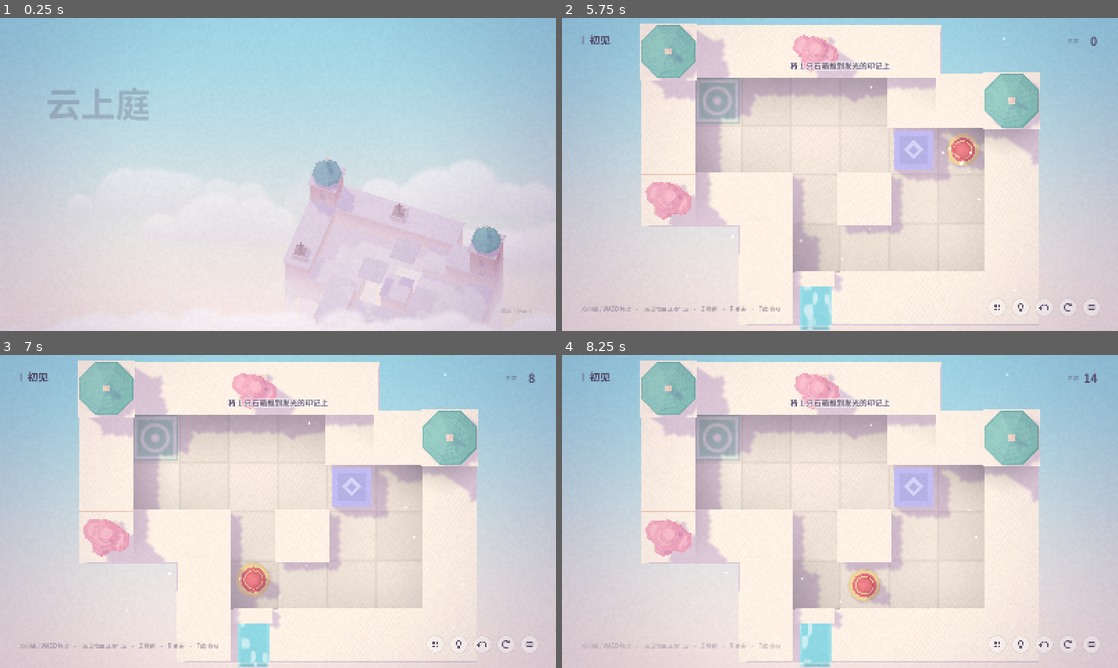
Above: before the commit, frames 1-4 (two rows, left to right).
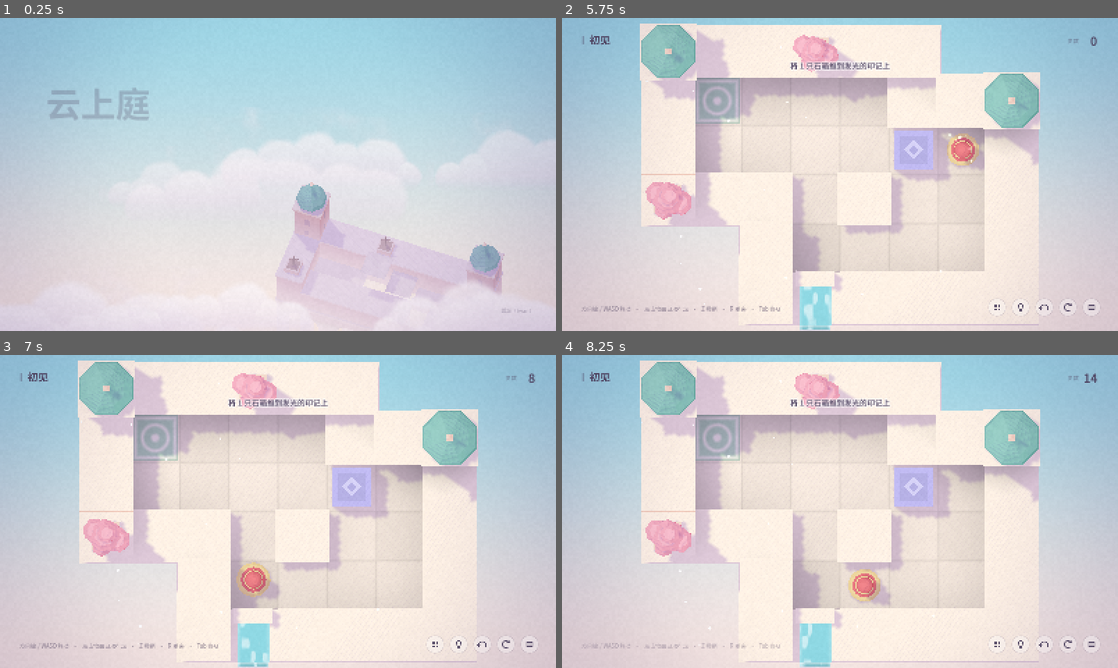
Above: after the commit, the same moments.

Repository: Iwan000/cloud-courtyard
Game: Godot game, scene res://scenes/main.tscn
Two runs of this game, one before a commit and one after it. Both use one fixed random seed, a clock stepped at 60 frames per second and the inputs below.
Inputs (mouse positions are in pixels of both pictures, inside the frame that each line leads up to):
- Up to frame 1 (0.25 s): no input
- Up to frame 2 (5.75 s): click "开始旅程" at 0.5 s; tap Enter (ui_accept) at 1.25, 1.52, 2.27, 3.77, 4.52, 5.27 s; move the mouse to (962, 158) at 1.27 s; hold D (move_right) 1.28-2.03 s; hold Z (undo) 1.28-2.03 s; click (962, 158) at 1.42 s; tap 1 at 1.55, 2.1, 3.8 s; move the mouse to (728, 190) at 2.02 s; hold S (move_down) 2.03-2.78 s; click (728, 190) at 2.17 s; tap 6 at 2.3, 2.85, 4.55 s; move the mouse to (895, 105) at 2.77 s; hold D (move_right) 2.78-3.53 s; hold Z (undo) 2.78-3.53 s; click (895, 105) at 2.92 s; move the mouse to (812, 237) at 3.52 s; hold W (move_up) 3.53-4.28 s; tap H (hint) at 3.6 s; click (812, 237) at 3.67 s; move the mouse to (1006, 221) at 4.27 s; hold Y (redo) 4.28-5.03 s; hold A (move_left) from 4.28 s (still down); click (1006, 221) at 4.42 s; tap Escape (pause) at 4.9 s; move the mouse to (673, 127) at 5.02 s; tap Tab (toggle_view) at 5.1 s; click (673, 127) at 5.17 s; tap Z (undo) at 5.3 s
- Up to frame 3 (7 s): move the mouse to (305, 511) at 5.77 s; release A (move_left) at 5.78 s; hold S (move_down) 5.78-6.53 s; hold Z (undo) 5.78-6.53 s; click (305, 511) at 5.92 s; tap 1 at 6.05, 6.6 s; move the mouse to (194, 433) at 6.52 s; hold D (move_right) from 6.53 s (still down); click (194, 433) at 6.67 s; tap Enter (ui_accept) at 6.77 s; tap 6 at 6.8 s
- Up to frame 4 (8.25 s): move the mouse to (962, 495) at 7.27 s; release D (move_right) at 7.28 s; hold W (move_up) 7.28-8.03 s; hold Z (undo) 7.28-8.03 s; tap 6 at 7.35 s; click (962, 495) at 7.42 s; tap Enter (ui_accept) at 7.52 s; move the mouse to (728, 527) at 8.02 s; hold D (move_right) from 8.03 s (still down); tap Backspace at 8.1 s; click (728, 527) at 8.17 s

The runs differ from the first frame. In frame 1, 7.2% of the frame differs, in the area x 34-100%, y 36-98%; in frame 2, less than 0.1%; in frame 3, less than 0.1%; in frame 4, less than 0.1%.

Commit message:
feat(title): looping push demo on the title screen
The title backdrop was an empty courtyard that only conveyed the art style.
It now shows a one-corridor courtyard where the pawn slowly pushes a stone
box cell by cell onto its mark, lights it, resets and loops, so the genre
reads at a glance.

- TitleDemo is a frame-driven node (no suspended coroutines, so nothing
  leaks on quit) and is freed when leaving the title screen.
- BoardView gains a quiet flag (no step/push/target sounds) for the demo;
  setup() resets speed and quiet for real play.

Diff:
--- a/scripts/ui/main.gd
+++ b/scripts/ui/main.gd
@@ -26,6 +26,12 @@
 var _preview_pending: LevelData
 var _previewing := false
 var _hint_waiting := false
+var _demo: TitleDemo     ## 标题画面的演示循环（离开标题时释放）
+
+## 标题画面的演示：一条走廊，小兵把石箱一格一格推到印记上，然后循环。
+## 不属于关卡列表，只用来让人一眼看出这是推箱子游戏。
+const TITLE_DEMO_MAP := ["########", "#@$---.#", "########"]
+const TITLE_DEMO_SEED := 2024
 
 
 func _ready() -> void:
@@ -118,6 +124,9 @@
 
 
 func _clear_screen() -> void:
+	if _demo and is_instance_valid(_demo):
+		_demo.queue_free()
+	_demo = null
 	for n in [screen_node, hud]:
 		if n and is_instance_valid(n):
 			n.queue_free()
@@ -148,7 +157,7 @@
 	if Game.builtin.is_empty():
 		return
 	var lvl: LevelData = Game.builtin[Game.next_level_index()]
-	await _show_scenery(lvl, Vector2(0.2, 0.0))
+	await _show_title_demo(lvl.theme)
 	var t := TitleScreen.new()
 	ui_root.add_child(t)
 	t.build()
@@ -159,6 +168,66 @@
 	t.quit_pressed.connect(func(): Game.quit_game())
 	screen_node = t
 	t.focus_first()
+
+
+func _show_title_demo(theme_id: String) -> void:
+	var demo := LevelData.from_rows(PackedStringArray(TITLE_DEMO_MAP))
+	demo.theme = theme_id
+	demo.decor_seed = TITLE_DEMO_SEED
+	if world.monument:
+		await director.play_outro(board.visible)
+	world.set_top_down(false, false)
+	world.load_level(demo, true, Vector2(0.2, 0.0), 1.35)
+	_set_ui_theme(world.theme)
+	var st := SokobanState.new(demo)
+	board.setup(st, world.mats, world.theme)
+	board.visible = false
+	_demo = TitleDemo.new()
+	_demo.board = board
+	_demo.state = st
+	add_child(_demo)
+	_start_title_demo(_demo)
+
+
+func _start_title_demo(demo: TitleDemo) -> void:
+	await director.play_intro(true)
+	if is_instance_valid(demo) and demo == _demo:
+		board.quiet = true
+		board.speed = 0.5
+		demo.running = true
+
+
+## 标题演示：小兵一步一步把石箱推到印记上，停留片刻后复位，循环。
+## 逐帧推进而不用协程等待：退出游戏时不会留下挂起的协程。
+class TitleDemo:
+	extends Node
+	var board: BoardView
+	var state: SokobanState
+	var running := false
+	var _phase := "wait"
+	var _timer := 1.0
+
+	func _process(delta: float) -> void:
+		if not running or board.is_busy():
+			return
+		_timer -= delta
+		if _timer > 0.0:
+			return
+		match _phase:
+			"wait":
+				_phase = "push"
+			"push":
+				if state.is_solved():
+					_phase = "hold"
+					_timer = 2.8
+				else:
+					board.play(state.move(SokobanState.Dir.RIGHT))
+					_timer = 0.55
+			"hold":
+				state.reset()
+				board.play_reset()
+				_phase = "wait"
+				_timer = 1.6
 
 
 # ---------------------------------------------------------------------------
--- a/scripts/view/board_view.gd
+++ b/scripts/view/board_view.gd
@@ -25,6 +25,8 @@
 
 ## 速度倍率（回放最优解时加速）
 var speed := 1.0
+## 静音：标题画面的演示循环不发出脚步、推箱与入位音效
+var quiet := false
 
 var _anim := {}
 var _target_glow := {}   # Vector2i -> 当前发光值
@@ -43,6 +45,8 @@
 	state = st
 	mats = material_lib
 	theme = theme_dict
+	speed = 1.0
+	quiet = false
 	for c in get_children():
 		c.queue_free()
 	box_nodes.clear()
@@ -131,7 +135,7 @@
 	_anim = {"kind": kind, "t": 0.0, "dur": dur / speed, "r": r, "fx_done": false}
 	if r.dir >= 0:
 		_target_yaw = Character.yaw_for_dir(SokobanState.DIRS[r.dir])
-	match kind:
+	match "" if quiet else kind:
 		"walk":
 			Sfx.play("step", randf_range(0.9, 1.15))
 		"push":
@@ -194,8 +198,9 @@
 				# 顶着箱子一起前进
 				if not _anim["fx_done"]:
 					_anim["fx_done"] = true
-					Sfx.play("push", randf_range(0.92, 1.05))
-					Sfx.play_push_note()
+					if not quiet:
+						Sfx.play("push", randf_range(0.92, 1.05))
+						Sfx.play_push_note()
 					fx.dust(box_from + dir3 * 0.45, dir3, Color(theme["fog"]).lerp(Color(theme["floor"][1]), 0.5))
 				var k := _ease_push((t - PUSH_LEAN_END) / (PUSH_MOVE_END - PUSH_LEAN_END))
 				character.lean = 1.0
@@ -244,8 +249,9 @@
 			var at := cell_pos(r.box_to)
 			fx.light_pillar(at, t_glow)
 			fx.sparkles(at + Vector3(0, 0.2, 0), t_glow)
-			Sfx.play("target_on")
-		elif r.box_left_target:
+			if not quiet:
+				Sfx.play("target_on")
+		elif r.box_left_target and not quiet:
 			Sfx.play("target_off", 1.0, -4.0)
 	step_finished.emit(r)
 
Binary file changed: docs/images/title.jpg
Not shown, changed: .gitignore
Not shown, changed: README.md
Not shown, changed: docs/PLAN.md
